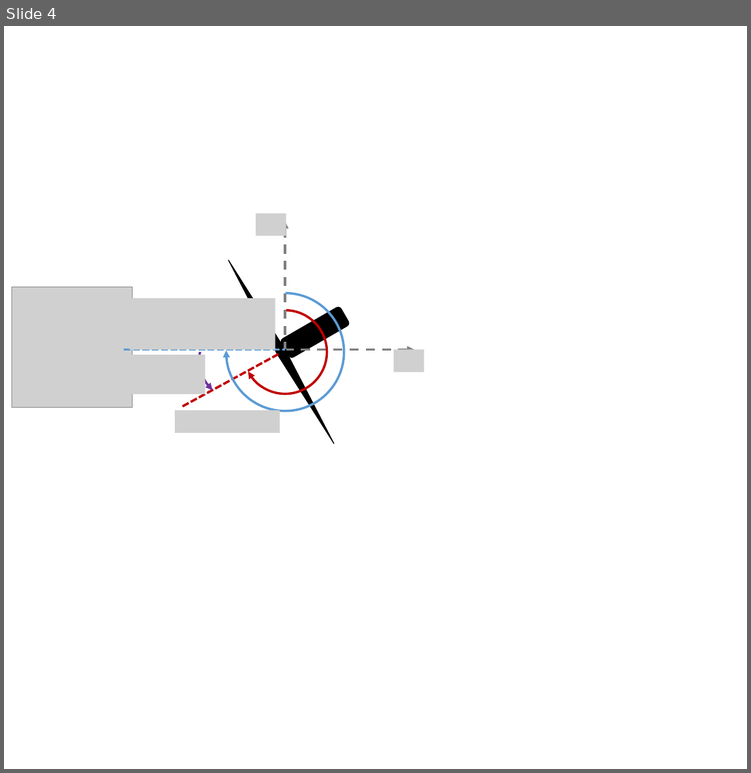
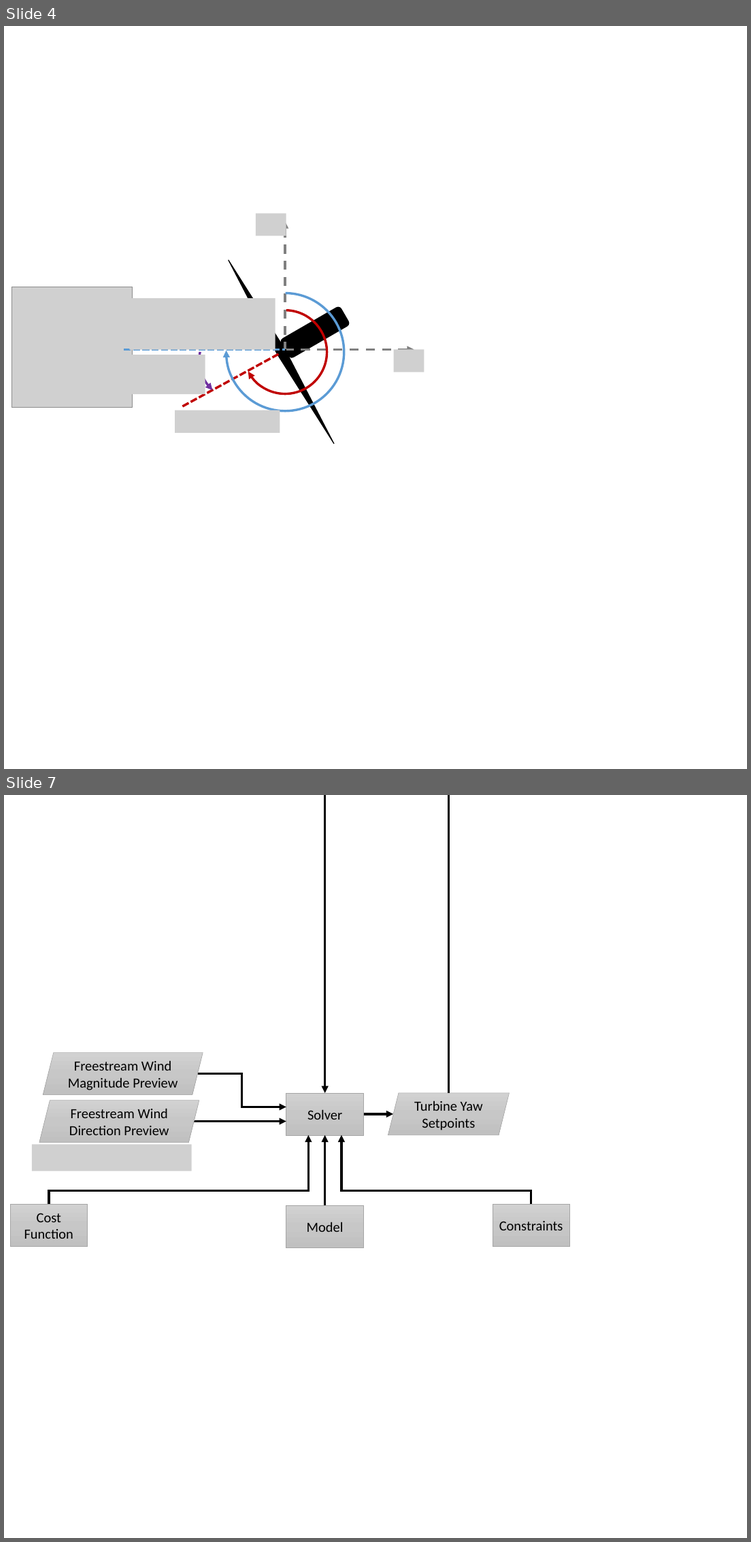
Before and after one commit to achenry/wind-hybrid-open-controller, a slide deck: examples/figures.pptx. Shown one above the other, each under a label of ours: slide 4 before the commit, slides 4 and 7 after it; the slides between them are not shown. The pictures are 751x773 and 751x1542 pixels, drawn with LibreOffice and Linux fonts; fonts in the diff are those of the drawing; grey boxes stand for pictures. Boxes give left, top, right and bottom in pixels: in the first picture for what was removed or moved away, otherwise in the second. Text is boxed around its words. In the diff, an @@ line names an element or a change of style, - is before the commit and + after.

```diff
--- a/examples/figures.pptx
+++ b/examples/figures.pptx
@@ slide 7 added at (4, 795, 747, 1538), background #FFFFFF @@
@@ group added at (10, 1052, 570, 1248): 5 arrows, 4 rectangles, 3 parallelograms, 2 elbow arrows, 2 elbow lines, 1 picture @@
+Solver
+Turbine Yaw Setpoints
+Model
+Constraints
+Cost Function
+Freestream Wind Direction Preview
+Freestream Wind Magnitude Preview
```
Also in this commit, not shown: 2 slides changed, 7 other files.
